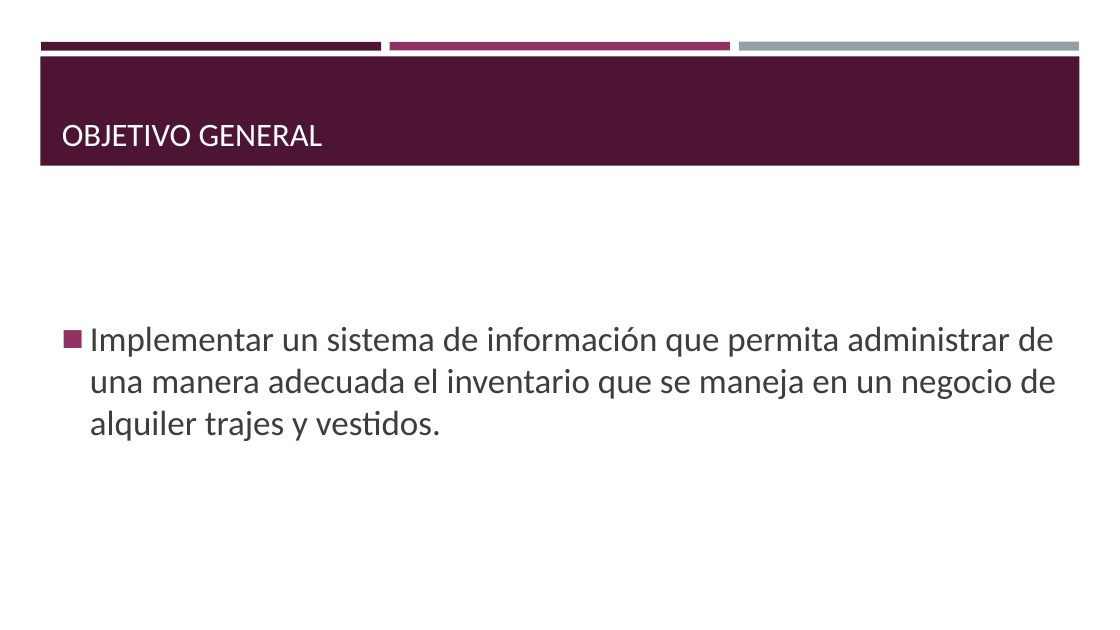
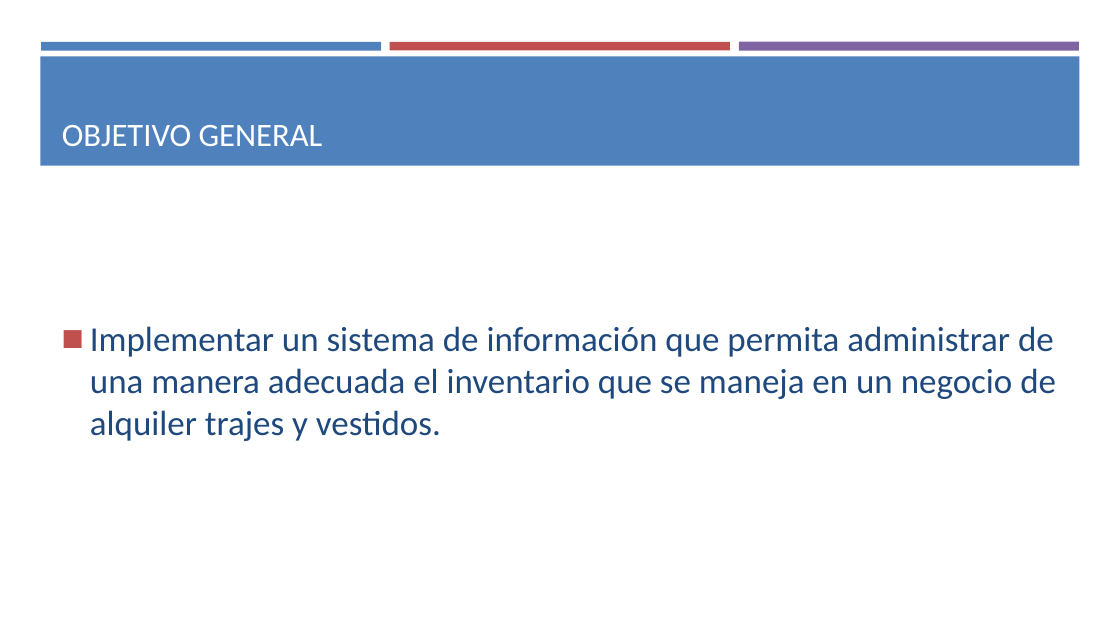
Before and after one commit to Juan1607/Suit_Administrator, a slide deck: slide 2 of Exposicion.pptx. Drawn at 1120x630 pixels with LibreOffice and Linux fonts; fonts in the diff are those of the drawing. Boxes give left, top, right and bottom in pixels: in the first picture for what was removed or moved away, otherwise in the second. Text is boxed around its words. In the diff, an @@ line names an element or a change of style, - is before the commit and + after.

```diff
--- a/Exposicion.pptx
+++ b/Exposicion.pptx
@@ rectangle at (40, 56, 1080, 166): fill #4D1434 to #4F81BD @@
@@ rectangle at (41, 42, 381, 50): fill #4D1434 to #4F81BD @@
@@ rectangle at (390, 42, 730, 50): fill #903163 to #C0504D @@
@@ rectangle at (739, 42, 1079, 51): fill #969FA7 to #8064A2 @@
@@ text "Implementar un sistema de información ..." at (90, 326, 1056, 441): text colour #3D3D3D to #1F497D; bullet colour #903163 to #C0504D @@
```
Also in this commit, not shown: 13 other slides changed, 8 slides added, 8 slides removed.
